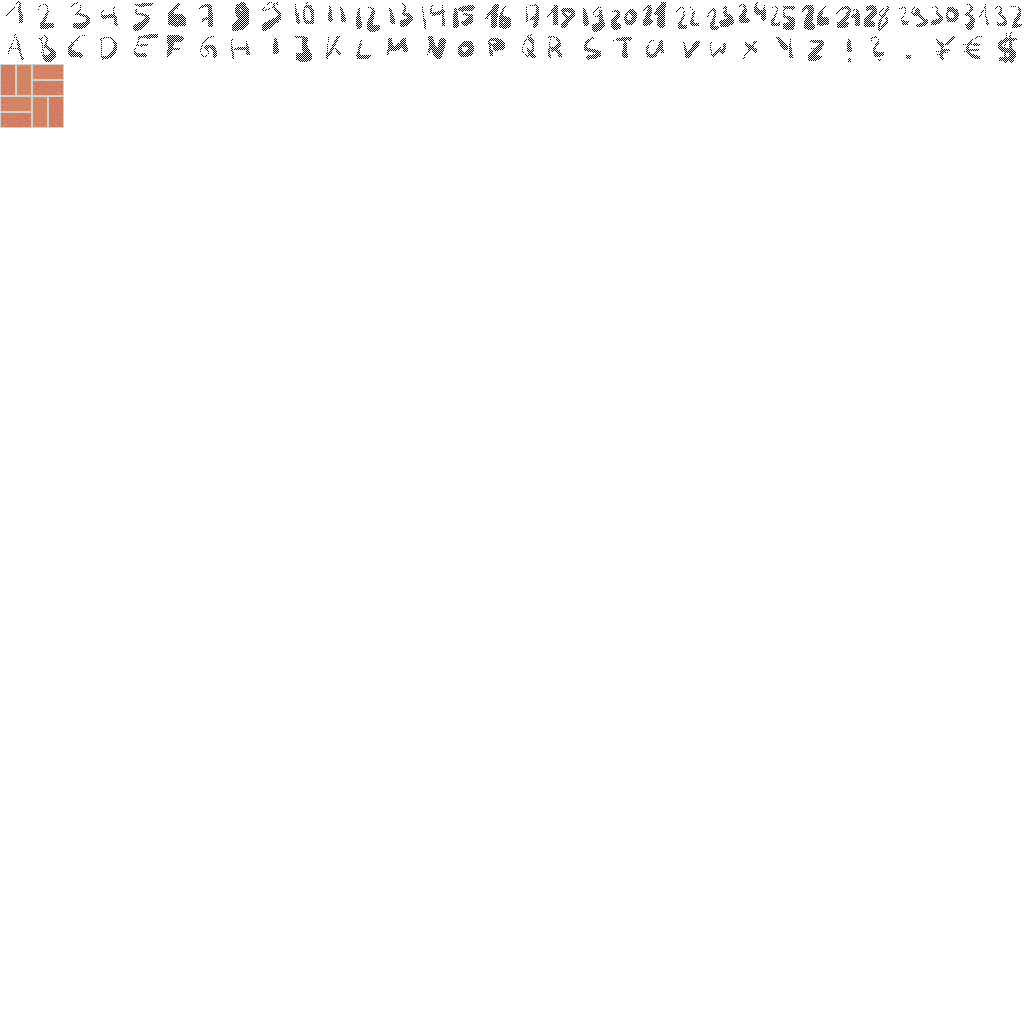
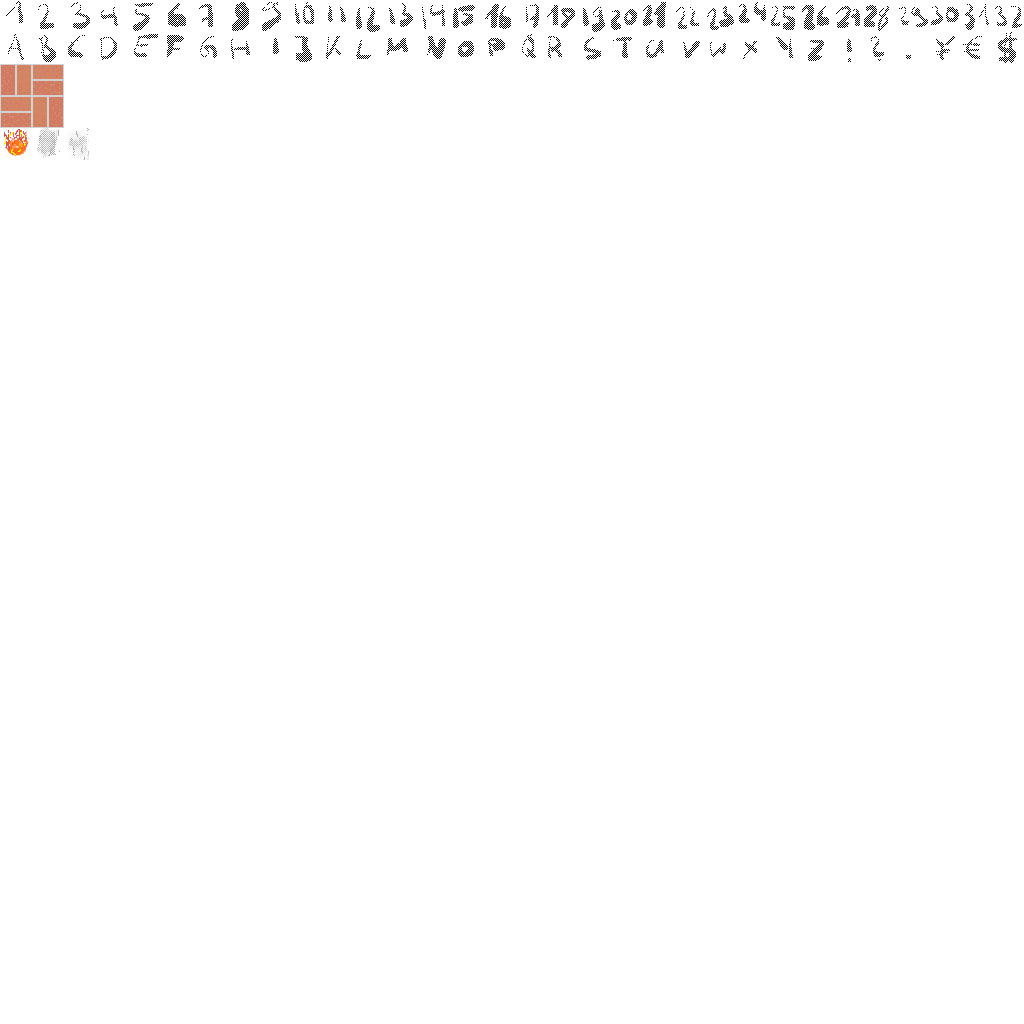
Two versions of the same layered image (1024px x 1024px). Layer-by-layer changes:
added layer "Fire" above "Tiles" over (x1=2, y1=128, x2=89, y2=160)
